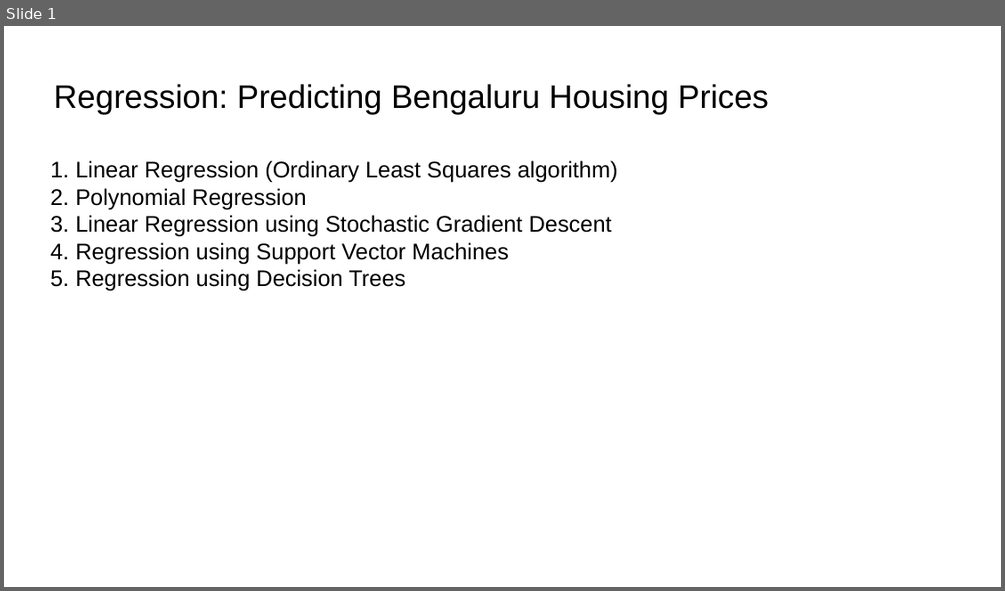
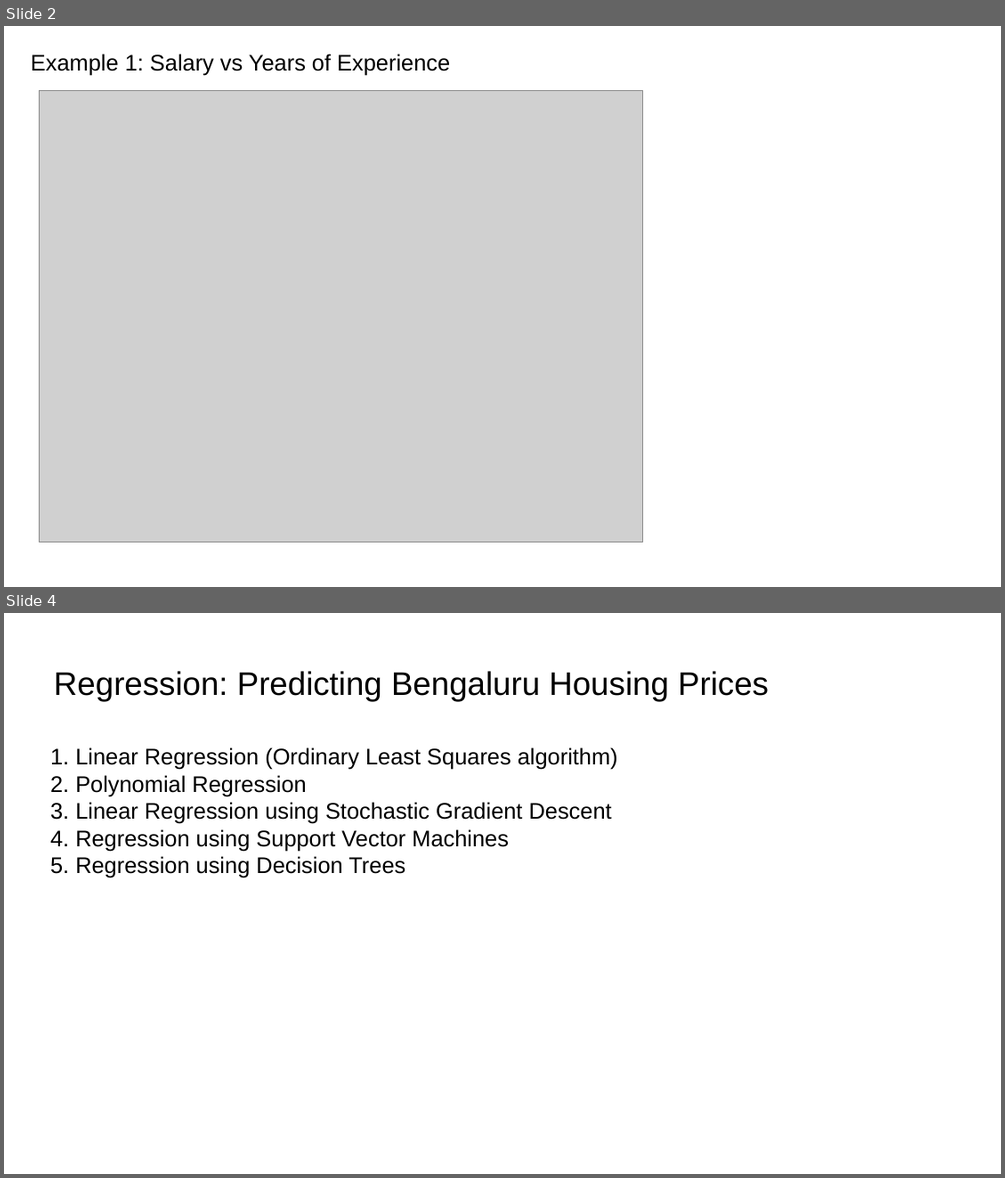
Before and after one commit to ashishjain1547/public_lessons_in_machine_learning, a slide deck: Regression/Hands-on 5 Regression Algorithms Using Scikit-Learn/Hands-on 5 Regression Algorithms Using Scikit-Learn.odp. Shown one above the other, each under a label of ours: slide 1 before the commit, slides 2 and 4 after it; the slides between them are not shown. The pictures are 1005x591 and 1005x1178 pixels, drawn with LibreOffice and Linux fonts; fonts in the diff are those of the drawing; grey boxes stand for pictures. Boxes give left, top, right and bottom in pixels: in the first picture for what was removed or moved away, otherwise in the second. Text is boxed around its words. In the diff, an @@ line names an element or a change of style, - is before the commit and + after.

```diff
--- a/Regression/Hands-on 5 Regression Algorithms Using Scikit-Learn/Hands-on 5 Regression Algorithms Using Scikit-Learn.odp
+++ b/Regression/Hands-on 5 Regression Algorithms Using Scikit-Learn/Hands-on 5 Regression Algorithms Using Scikit-Learn.odp
@@ slide 2 added at box(4, 26, 1001, 587), background #FFFFFF @@
@@ text added at box(31, 54, 450, 75), 18 pt, text #000000 @@
+Example 1: Salary vs Years of Experience
@@ picture added at box(40, 90, 643, 542) @@
@@ what was slide 1 is now slide 4 @@
```
Also in this commit, not shown: 1 slide changed, 5 other slides added.
